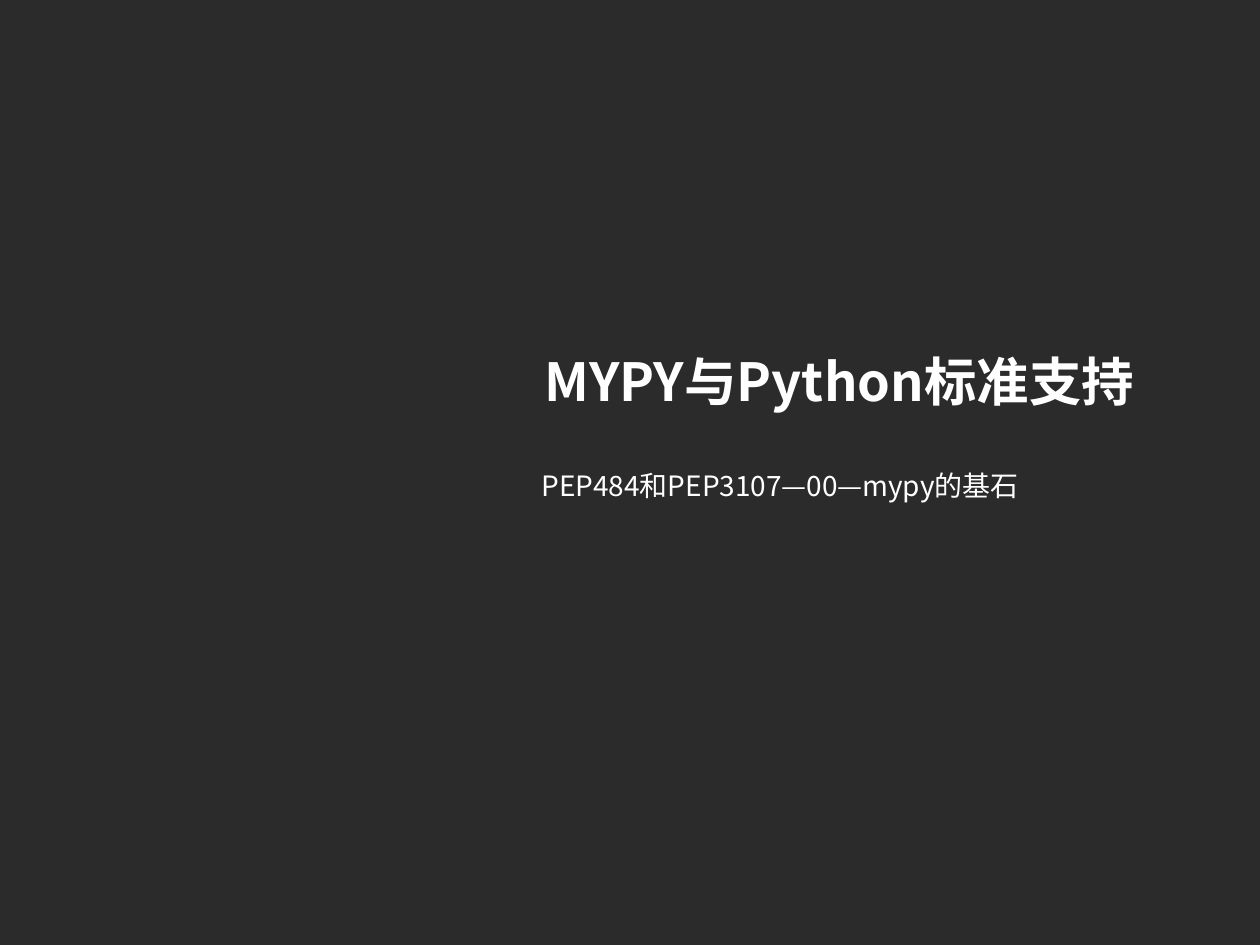
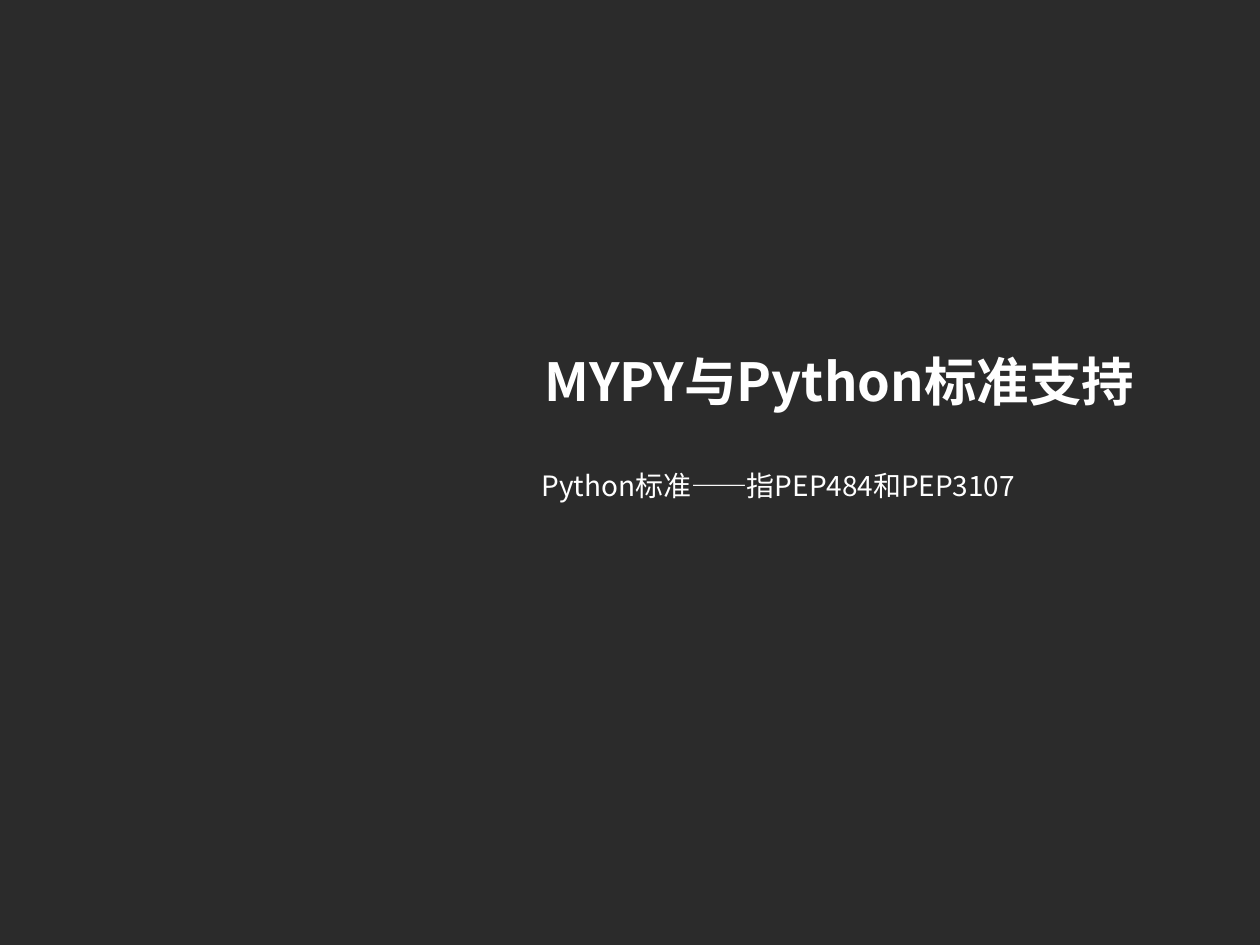
Before and after one commit to imlyzh/pycon, a slide deck: slide 6 of 静态类型的Python.pptx. Drawn at 1260x945 pixels with LibreOffice and Linux fonts; fonts in the diff are those of the drawing; background and template pictures are left out; a plain dark background stands for a picture behind light text. Boxes give left, top, right and bottom in pixels: in the first picture for what was removed or moved away, otherwise in the second. Text is boxed around its words. In the diff, an @@ line names an element or a change of style, - is before the commit and + after.

```diff
--- a/静态类型的Python.pptx
+++ b/静态类型的Python.pptx
@@ text at [542,472,1015,503]: text changed @@
-PEP484和PEP3107—00—mypy的基石
+Python标准——指PEP484和PEP3107
```
Also in this commit, not shown: 10 other slides changed, 15 slides added, 1 slide removed, 21 other files.
